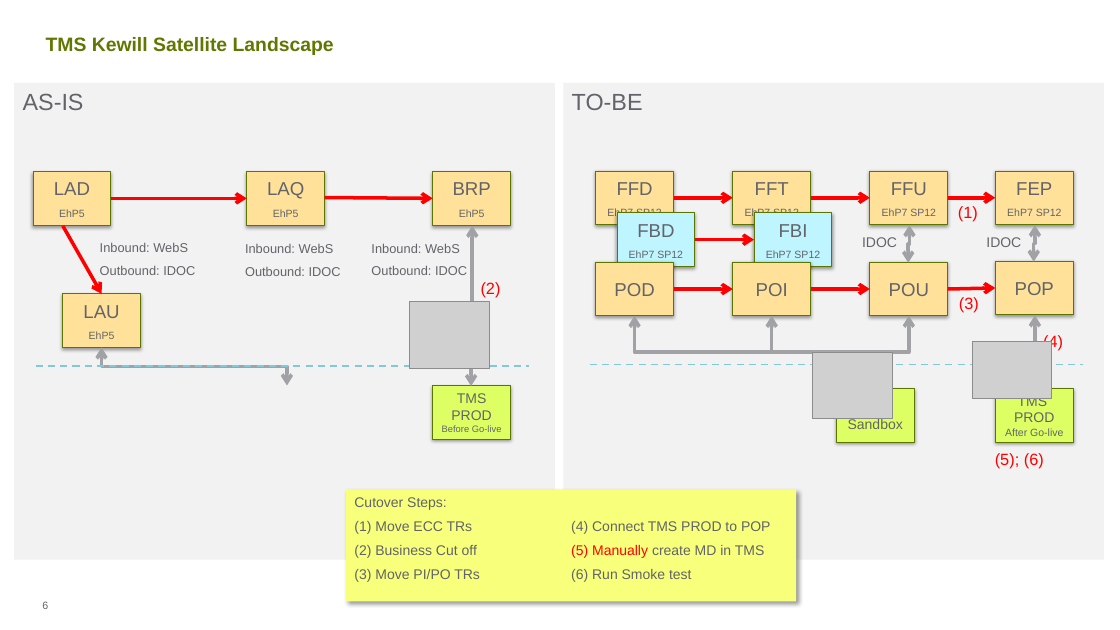
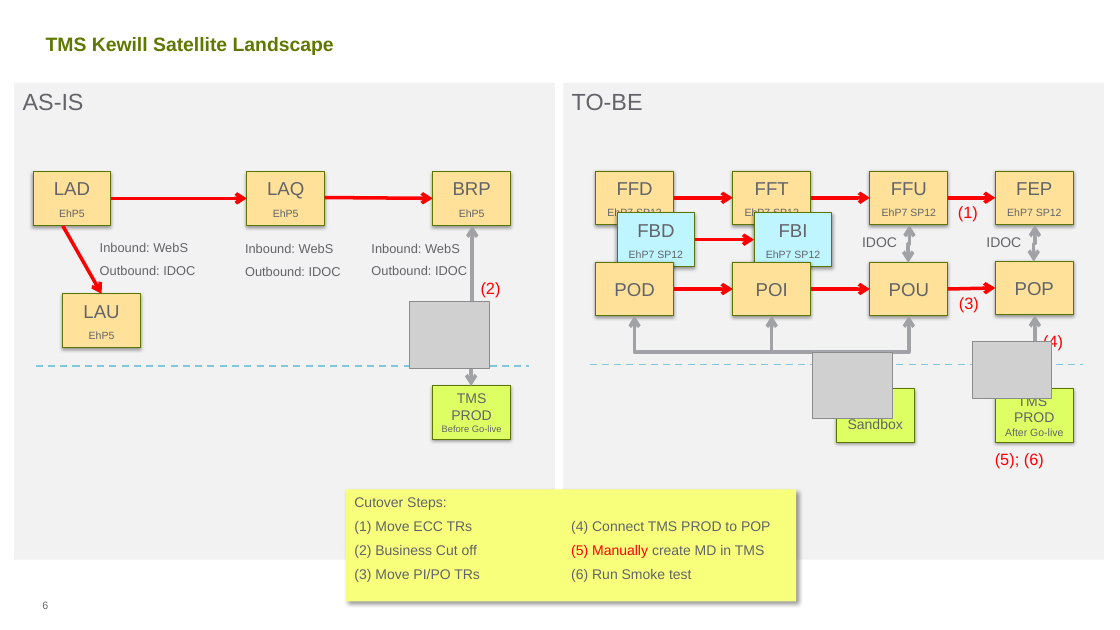
Before and after one commit to ldaher/syngenta-appmap, a slide deck: slide 6 of Satellite Status Report 20161107 vGC.PPTX. Drawn at 1120x630 pixels with LibreOffice and Linux fonts; fonts in the diff are those of the drawing; grey boxes stand for pictures; background and template pictures are left out. Boxes give left, top, right and bottom in pixels: in the first picture for what was removed or moved away, otherwise in the second. Text is boxed around its words. In the diff, an @@ line names an element or a change of style, - is before the commit and + after.

Commit message:
zsd

```diff
--- a/Satellite Status Report 20161107 vGC.PPTX
+++ b/Satellite Status Report 20161107 vGC.PPTX
@@ elbow double arrow removed from (102, 348) to (287, 386) @@
```
